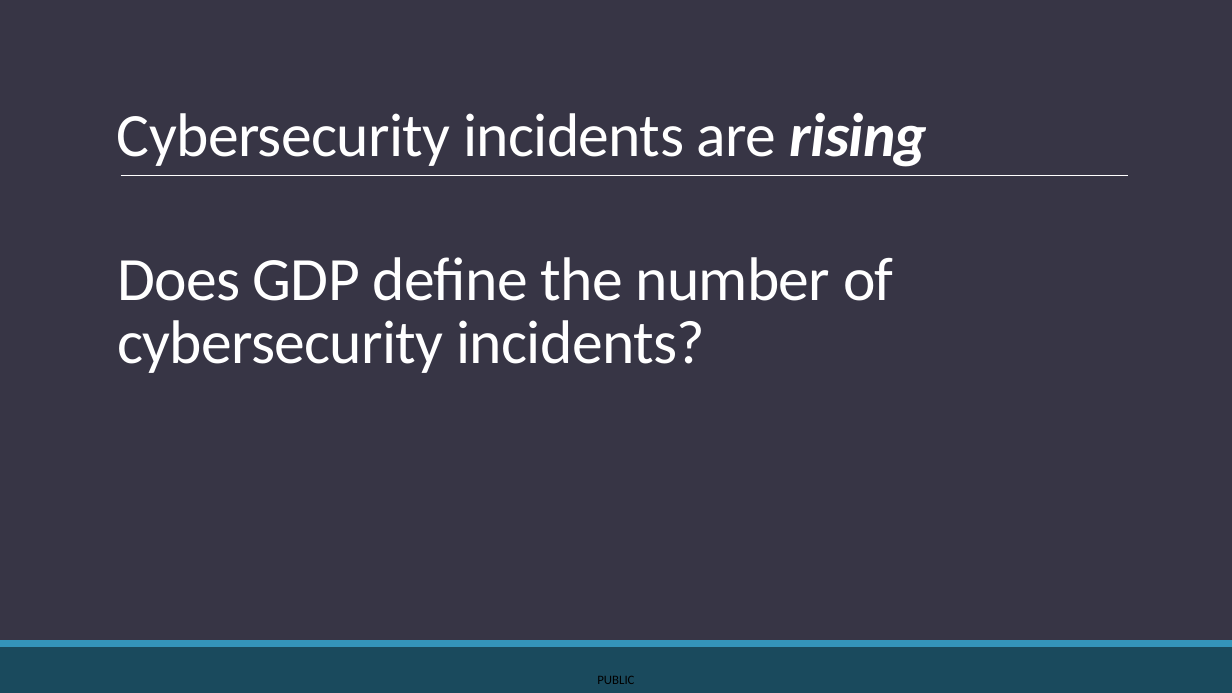
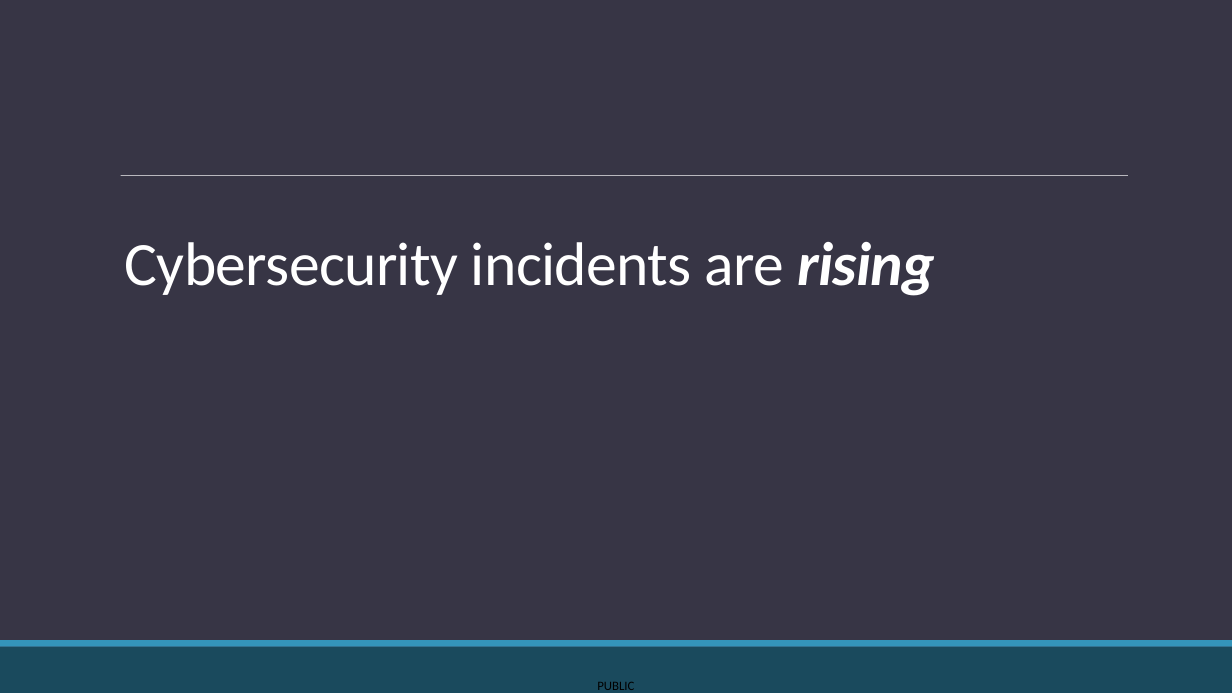
Before and after one commit to KozA777/cyber_project, a slide deck: slide 20 of FINAL_PRESENTATION.pptx. Drawn at 1232x693 pixels with LibreOffice and Linux fonts; fonts in the diff are those of the drawing. Boxes give left, top, right and bottom in pixels: in the first picture for what was removed or moved away, otherwise in the second. Text is boxed around its words. In the diff, an @@ line names an element or a change of style, - is before the commit and + after.

```diff
--- a/FINAL_PRESENTATION.pptx
+++ b/FINAL_PRESENTATION.pptx
@@ title "Cybersecurity incidents are rising" moved from (x1=117, y1=113, x2=928, y2=167) to (x1=125, y1=242, x2=935, y2=296) @@
@@ title removed at (x1=117, y1=257, x2=894, y2=373) @@
-Does GDP define the number of cybersecurity incidents?
@@ text "PUBLIC" moved from (x1=597, y1=676, x2=634, y2=684) to (x1=597, y1=682, x2=634, y2=690) @@
```
Also in this commit, not shown: 19 other slides changed, 7 slides added, 5 slides removed.
